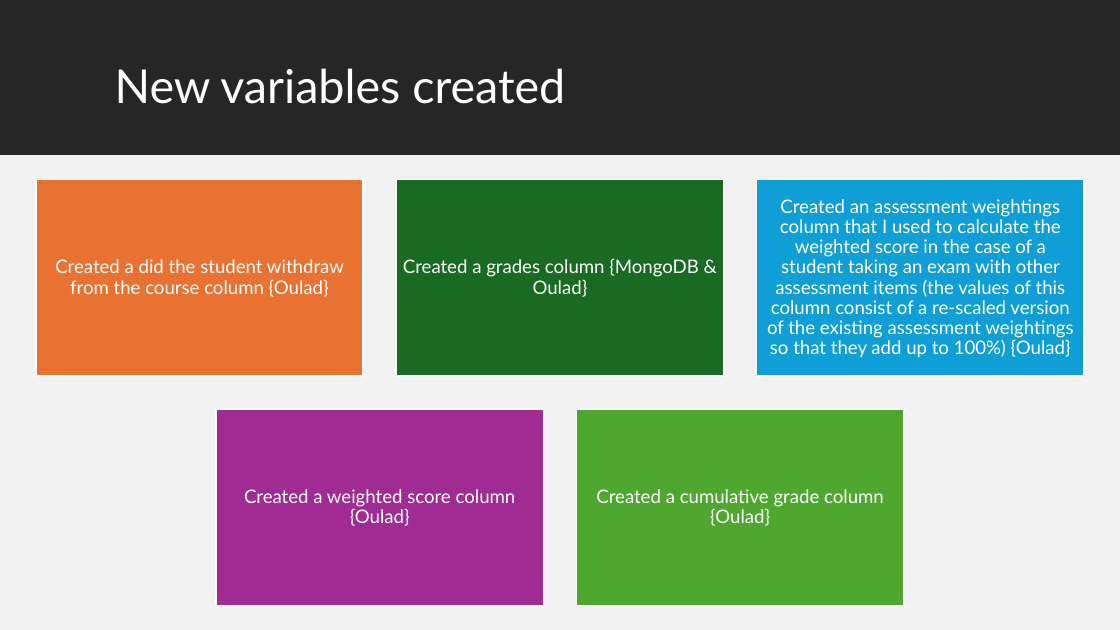
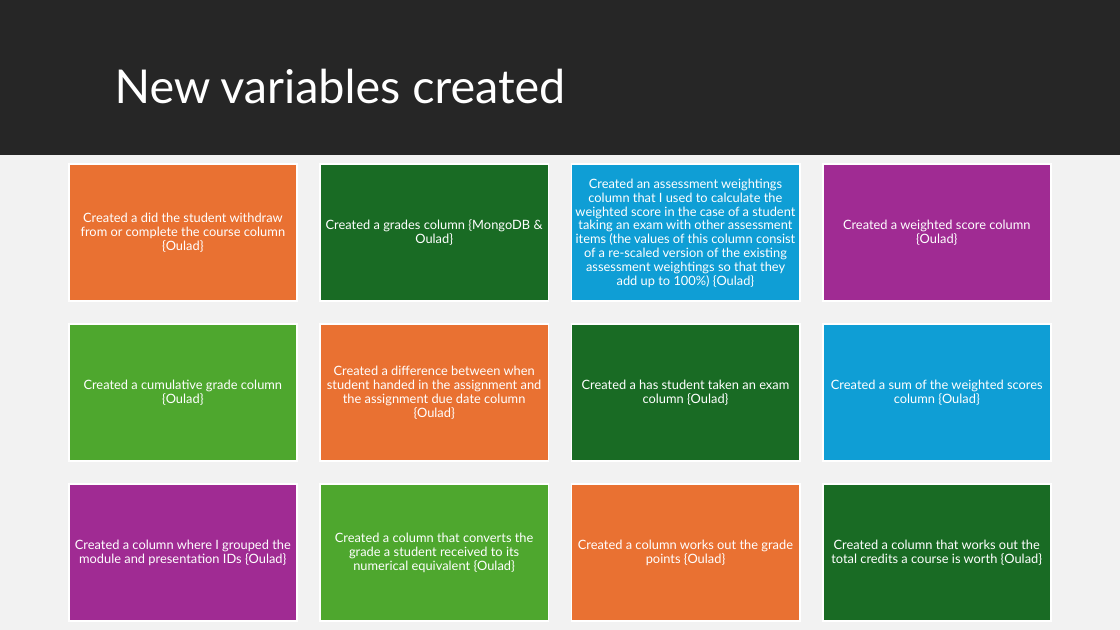
Before and after one commit to ProjectsKoryHasWorkedOn/2024_Grades_Dataset_R_Project, a slide deck: slide 8 of r_project_presentation.pptx. Drawn at 1120x630 pixels with LibreOffice and Linux fonts; fonts in the diff are those of the drawing. Boxes give left, top, right and bottom in pixels: in the first picture for what was removed or moved away, otherwise in the second. Text is boxed around its words. In the diff, an @@ line names an element or a change of style, - is before the commit and + after.

```diff
--- a/r_project_presentation.pptx
+++ b/r_project_presentation.pptx
@@ rectangle resized from (x1=35, y1=180, x2=363, y2=376) to (x1=69, y1=164, x2=297, y2=301) @@
@@ text "Created a grades column {MongoDB ..." moved from (x1=403, y1=258, x2=698, y2=297) to (x1=326, y1=219, x2=530, y2=245) @@
@@ rectangle resized from (x1=397, y1=180, x2=724, y2=376) to (x1=320, y1=164, x2=549, y2=301) @@
@@ text "Created an assessment weightings column ..." moved from (x1=767, y1=199, x2=1073, y2=358) to (x1=575, y1=178, x2=795, y2=287) @@
@@ text "Created a weighted score column ..." moved from (x1=244, y1=489, x2=516, y2=526) to (x1=843, y1=219, x2=1030, y2=245) @@
@@ text at (x1=81, y1=212, x2=285, y2=252): text changed; size 16 to 11 pt @@
-Created a did the student withdraw from the course column {Oulad}
+Created a did the student withdraw from or complete the course column {Oulad}
@@ size 16 to 11 pt; less space between paragraphs in 4 elements at (x1=326, y1=219, x2=530, y2=245), (x1=575, y1=178, x2=795, y2=287), (x1=843, y1=219, x2=1030, y2=245), (x1=84, y1=379, x2=282, y2=405) @@
@@ text "Created a cumulative grade column ..." moved from (x1=596, y1=489, x2=884, y2=526) to (x1=84, y1=379, x2=282, y2=405) @@
@@ rectangle resized from (x1=757, y1=180, x2=1085, y2=376) to (x1=823, y1=324, x2=1051, y2=461) @@
@@ rectangle removed at (x1=576, y1=409, x2=904, y2=606) @@
@@ rectangle resized from (x1=216, y1=409, x2=544, y2=606) to (x1=69, y1=484, x2=297, y2=621) @@
@@ group added at (x1=69, y1=164, x2=1051, y2=621): 8 rectangles, 7 texts @@
+Created a difference between when student handed in the assignment and the assignment due date column {Oulad}
+Created a has student taken an exam column {Oulad}
+Created a sum of the weighted scores column {Oulad}
+Created a column where I grouped the module and presentation IDs {Oulad}
+Created a column that converts the grade a student received to its numerical equivalent {Oulad}
+Created a column works out the grade points {Oulad}
+Created a column that works out the total credits a course is worth {Oulad}
```
Also in this commit, not shown: 7 other slides changed, 1 slide added, 2 other files.
